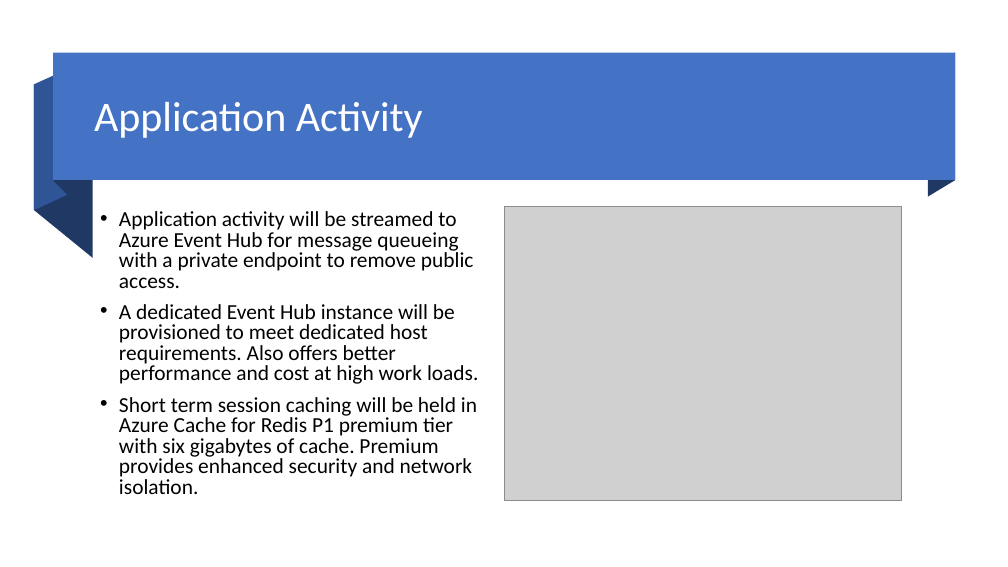
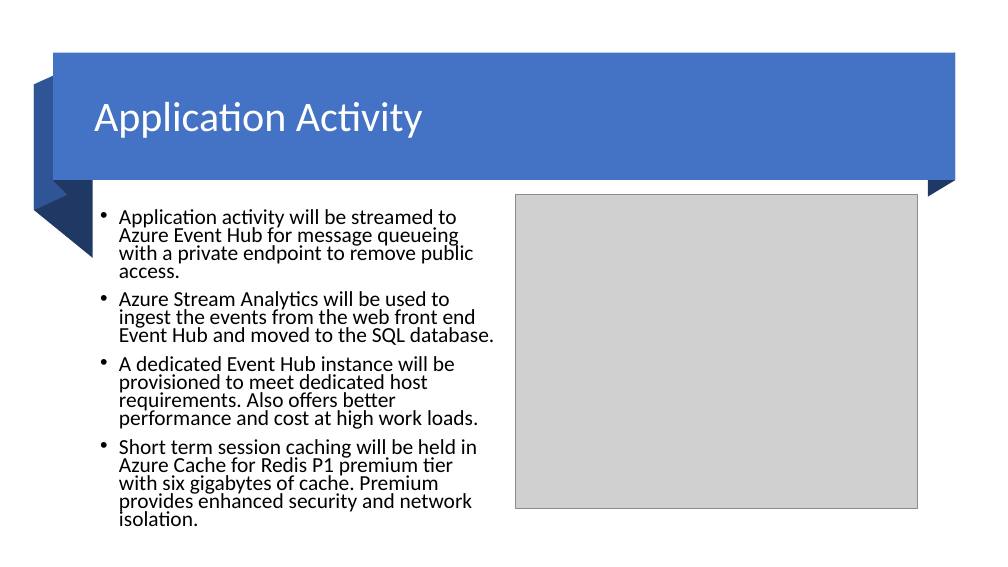
Before and after one commit to Commochief/AZ-305-DesigningMicrosoftAzureInfrastructureSolutions, a slide deck: slide 6 of Instructions/CaseStudy/media/Az305 Scenario Presentation Example.pptx. Drawn at 1008x567 pixels with LibreOffice and Linux fonts; fonts in the diff are those of the drawing; grey boxes stand for pictures. Boxes give left, top, right and bottom in pixels: in the first picture for what was removed or moved away, otherwise in the second. Text is boxed around its words. In the diff, an @@ line names an element or a change of style, - is before the commit and + after.

Commit message:
Updated Visio and PPTX

```diff
--- a/Instructions/CaseStudy/media/Az305 Scenario Presentation Example.pptx
+++ b/Instructions/CaseStudy/media/Az305 Scenario Presentation Example.pptx
@@ text at (119,209,478,514): line spacing 0.8 to 0.7 @@
@@ picture: place and size @@
-picture at (504,206,901,501)
+picture at (516,194,917,509)
@@ text at (119,291,494,345): paragraph added @@
+• Azure Stream Analytics will be used to ingest the events from the web front end Event Hub and moved to the SQL database.
```
Also in this commit, not shown: 1 other file.
